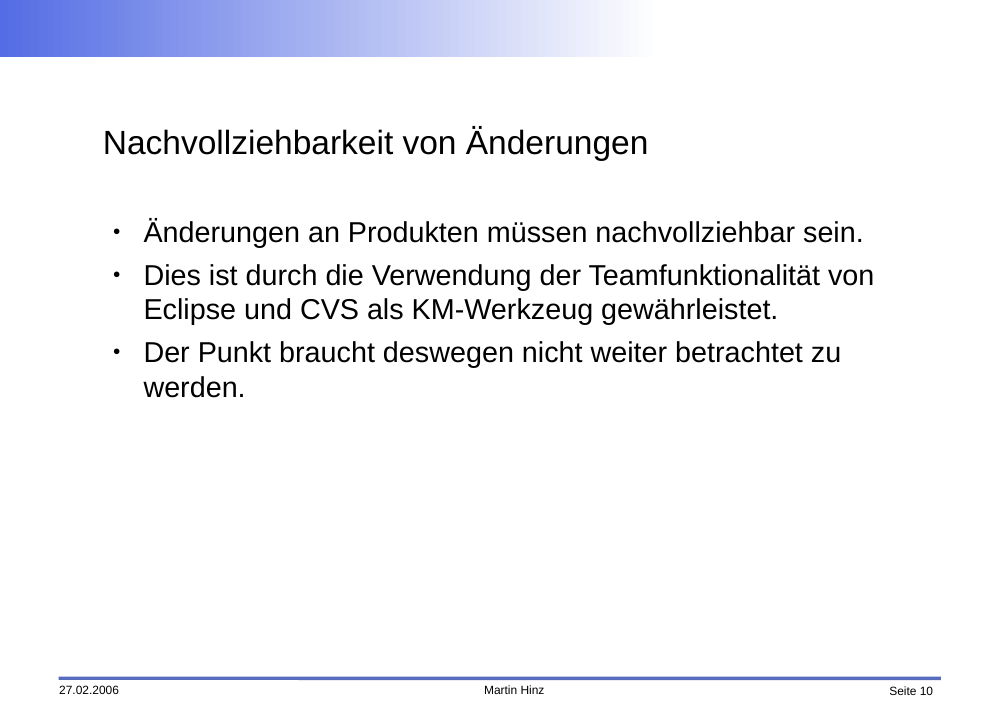
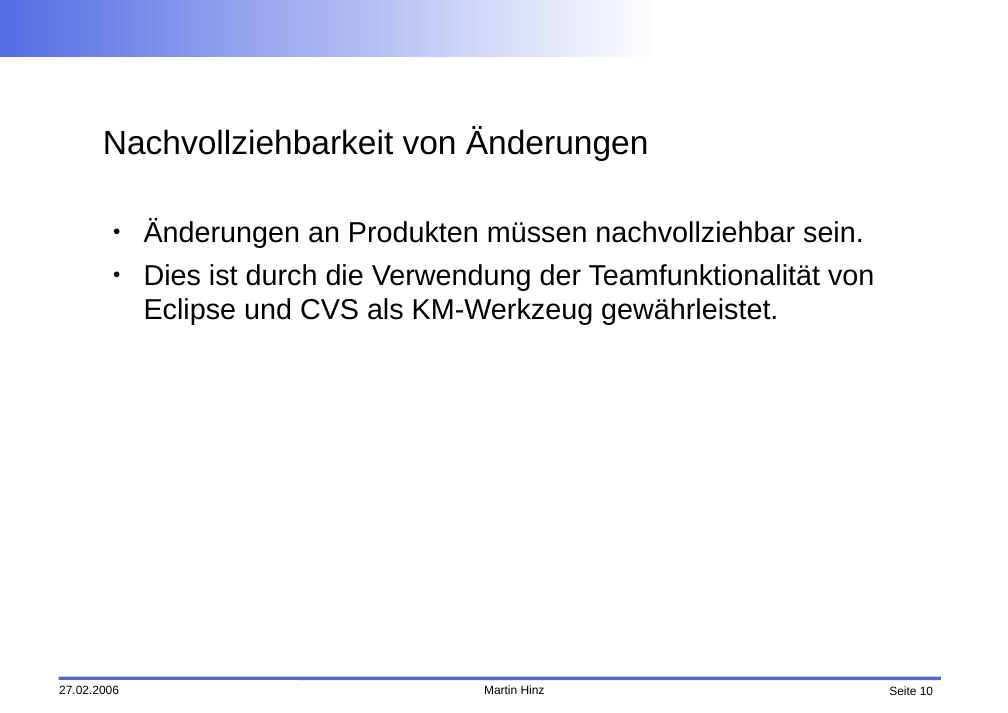
Before and after one commit to faktorips/faktorips.base, a slide deck: slide 10 of org.faktorips.doc/workshop/fachabteilung/FaktorIPS-Schulung FA Produktdefinition.odp. Drawn at 1008x713 pixels with LibreOffice and Linux fonts; fonts in the diff are those of the drawing; background and template pictures are left out. Boxes give left, top, right and bottom in pixels: in the first picture for what was removed or moved away, otherwise in the second. Text is boxed around its words. In the diff, an @@ line names an element or a change of style, - is before the commit and + after.

```diff
--- a/org.faktorips.doc/workshop/fachabteilung/FaktorIPS-Schulung FA Produktdefinition.odp
+++ b/org.faktorips.doc/workshop/fachabteilung/FaktorIPS-Schulung FA Produktdefinition.odp
@@ text at box(144, 341, 841, 398): paragraph removed @@
-● Der Punkt braucht deswegen nicht weiter betrachtet zu werden.
```
Also in this commit, not shown: 6 other slides changed, 1 slide added, 1 slide removed, 10 other files.
